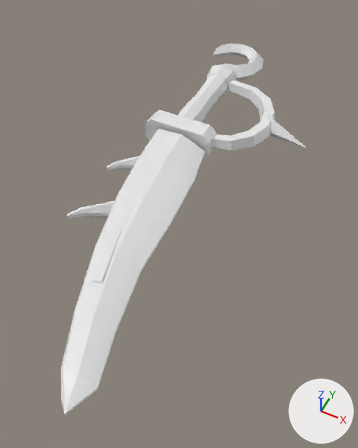
The FBX model roblox/art/weapons/dualblade_legendary.fbx: old version first, new version second.
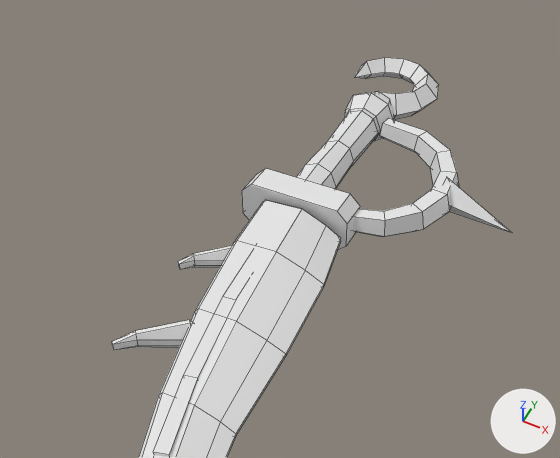
Each version is shown whole from a camera (50 mm lens) standing at (1.19, -2.56, 2.06) and looking at (0.25, -0.68, -0.29), then close up on the part from 0% to 94% of the width and 2% to 63% of the height. The axes (+X, +Y, +Z) are drawn at lower right. The lights are the same throughout. The first two pictures are the older version. The close-ups show mesh edges as thin lines. Where no turn or scale is listed for an object, it has been applied to the vertices.

Before the edit, the objects in view are built like this:
```python
me_blade_003 = bpy.data.meshes.new('Blade.003')
me_blade_003.from_pydata(...)  # 118 vertices, 124 faces; spans x -0.24..0.48, y -2.07..-0.28, z -0.09..0.09
me_blade_003.materials.append(mat_dualblade_legendary_blade)  # white #e7e7e7
me_grip_003 = bpy.data.meshes.new('Grip.003')
me_grip_003.from_pydata(...)  # 32 vertices, 26 faces; spans x -0.085..0.085, y -0.16..0.44, z -0.085..0.085
me_grip_003.materials.append(mat_dualblade_legendary_grip)  # white #e7e7e7
me_guard_003 = bpy.data.meshes.new('Guard.003')
me_guard_003.from_pydata(...)  # 61 vertices, 52 faces; spans x -0.21..0.815, y -0.26..0.518, z -0.1..0.1
me_guard_003.materials.append(mat_dualblade_legendary_guard)  # white #e7e7e7
me_pommel_003 = bpy.data.meshes.new('Pommel.003')
me_pommel_003.from_pydata(...)  # 70 vertices, 70 faces; spans x -0.215..0.221, y 0.43..1.052, z -0.12..0.12
me_pommel_003.materials.append(mat_dualblade_legendary_pommel)  # white #e7e7e7
ob_blade = bpy.data.objects.new('Blade', me_blade_003)
ob_blade.location = (0.0, 0.0, 0.0)
ob_grip = bpy.data.objects.new('Grip', me_grip_003)
ob_grip.location = (0.0, 0.0, 0.0)
ob_guard = bpy.data.objects.new('Guard', me_guard_003)
ob_guard.location = (0.0, 0.0, 0.0)
ob_pommel = bpy.data.objects.new('Pommel', me_pommel_003)
ob_pommel.location = (0.0, 0.0, 0.0)
# also in view: 'Fuller' at (0.11, -0.96, 0.0)
```
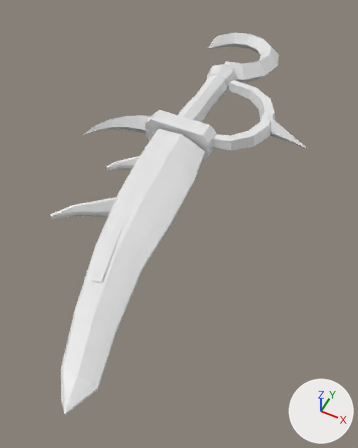
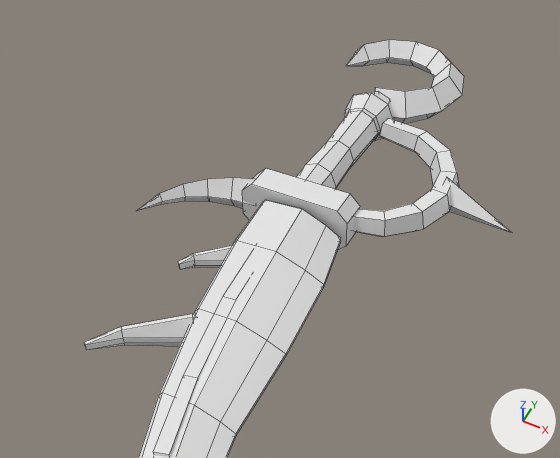
Pixel boxes [x1, y1, x2, y2] of what changed, in the close-ups (560 x 458 px; the box of a moved part takes in the faces that stretch with it):
'Blade', reshaped
    before: [112, 200, 341, 458]
    after: [84, 200, 341, 458]
'Guard', reshaped (39% wider)
    before: [242, 119, 512, 250]
    after: [136, 119, 512, 250]
'Pommel', reshaped (26% wider, 21% taller)
    before: [344, 58, 439, 142]
    after: [344, 40, 464, 142]
part 1 of me_pommel_003, moved or reshaped
    before: [354, 58, 439, 120]
    after: [346, 40, 464, 124]
part 2 of me_guard_003, added
    after: [136, 178, 254, 211]
part 3 of me_blade_003, moved or reshaped
    before: [112, 320, 192, 350]
    after: [84, 314, 197, 350]

The change in detail:
me_guard_003 is used by ob_guard; location (0.0, 0.0, 0.0).
me_guard_003 had 61 vertices, 52 faces and spanned x -0.21..0.815, y -0.26..0.518, z -0.1..0.1.
me_guard_003 now has 82 vertices, 73 faces and spans x -0.56..0.815, y -0.5..0.518, z -0.1..0.1.
me_guard_003 part 2: a new loose piece of 21 vertices spanning x -0.56..-0.15, y -0.5..-0.14, z -0.087..0.087, in mat_dualblade_legendary_guard (white #e7e7e7).
me_pommel_003 is used by ob_pommel; location (0.0, 0.0, 0.0).
me_pommel_003 had 70 vertices, 70 faces and spanned x -0.215..0.221, y 0.43..1.052, z -0.12..0.12.
me_pommel_003 now has 70 vertices, 70 faces and spans x -0.294..0.316, y 0.43..1.225, z -0.12..0.12.
me_pommel_003 part 1: 37 of 70 vertices moved; they spanned x -0.215..0.221, y 0.572..1.052, z -0.07..0.07 and now span x -0.294..0.316, y 0.555..1.225, z -0.088..0.088; mean shift (0.018, 0.092, 0.0); largest move (-0.02, 1.052, 0.0) -> (-0.02, 1.225, 0.0).
me_blade_003 is used by ob_blade; location (0.0, 0.0, 0.0).
me_blade_003 had 118 vertices, 124 faces and spanned x -0.24..0.48, y -2.07..-0.28, z -0.09..0.09.
me_blade_003 now has 118 vertices, 124 faces and spans x -0.31..0.48, y -2.07..-0.28, z -0.09..0.09.
me_blade_003 part 3: 24 of 118 vertices moved; they spanned x -0.22..0.02, y -1.15..-0.94, z -0.06..0.06 and now span x -0.31..0.02, y -1.19..-0.92, z -0.07..0.07; mean shift (-0.03, 0.0, 0.0); largest move (-0.21, -1.15, 0.01) -> (-0.3, -1.19, 0.01).
